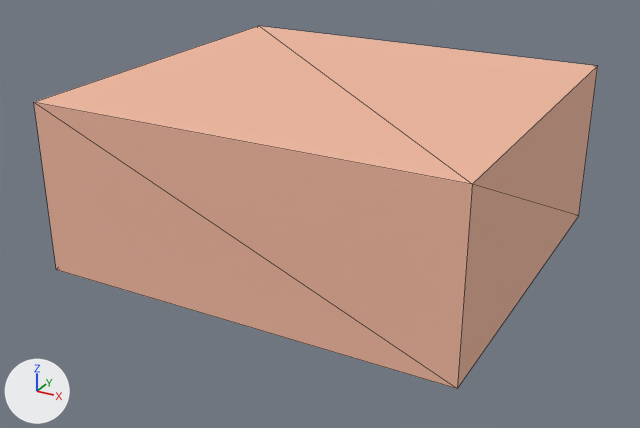
A saved change to the glTF model shared/assets/models/product_basic_portion.glb.
Rendered twice from a 50 mm lens placed at (0.208, -0.394, 0.166), pointed at (-0.002, -0.013, -0.024). Lighting does not change. The marker at lower left points along +X, +Y and +Z. The older version comes first. Mesh edges are drawn as thin lines. Vertices at exactly the same position are counted once.

Names of what the first picture shows: 'product.basic_portion'.
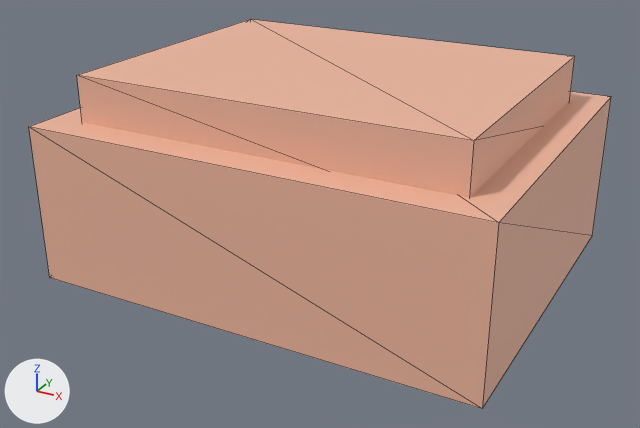
Changed parts and their boxes (x1, y1, x2, y2) in the pictures (640 x 428 px):
'product.basic_portion', reshaped, rescaled (7% taller): before (34, 26, 598, 389); after (29, 19, 611, 409)

What changed in the scene script:
```text
Change me_item:
    used by ob_product_basic_portion; location = (0.0, 0.0, 0.0); scale = (0.22, 0.2, 0.09)
    remove me_item.from_pydata(...)  # 8 vertices, 12 faces; spans x -0.5..0.5, y -0.5..0.5, z -0.5..0.5
    add me_item.from_pydata(...)  # 16 vertices, 24 faces; spans x -0.5..0.5, y -0.4..0.4, z -0.225..0.225
    me_item part 1: the whole mesh is rebuilt
Change ob_product_basic_portion:
    ob_product_basic_portion.scale: (0.22, 0.2, 0.09) -> (0.24, 0.24, 0.24)
```
